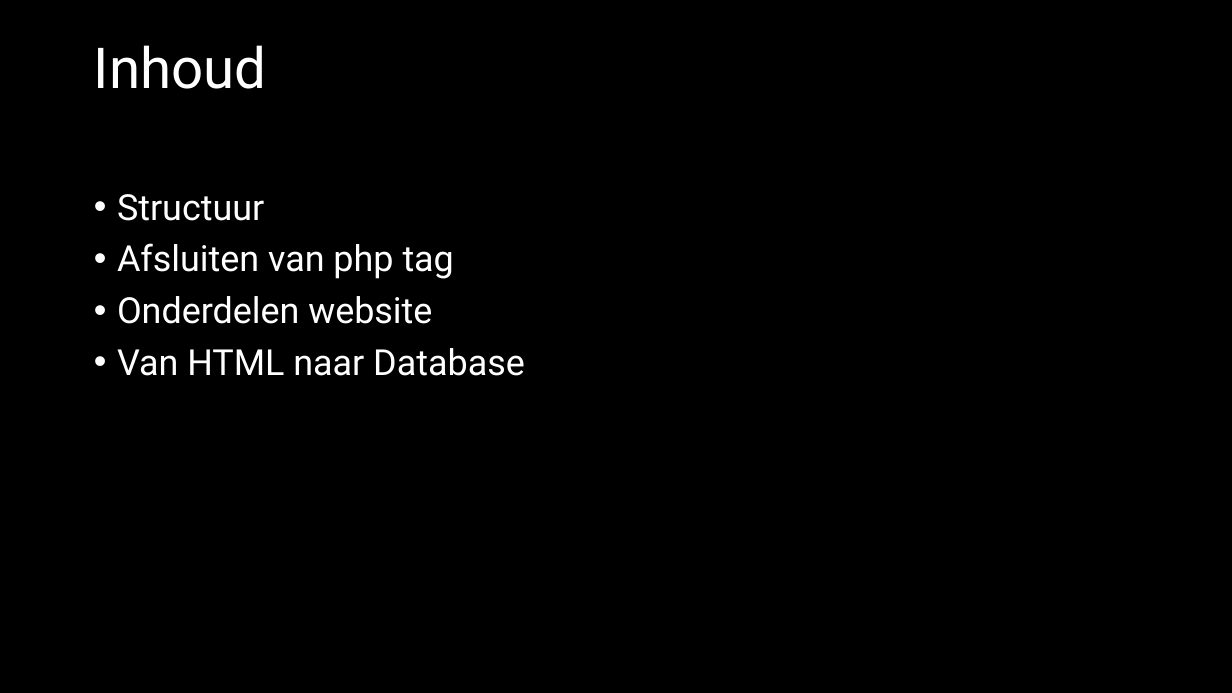
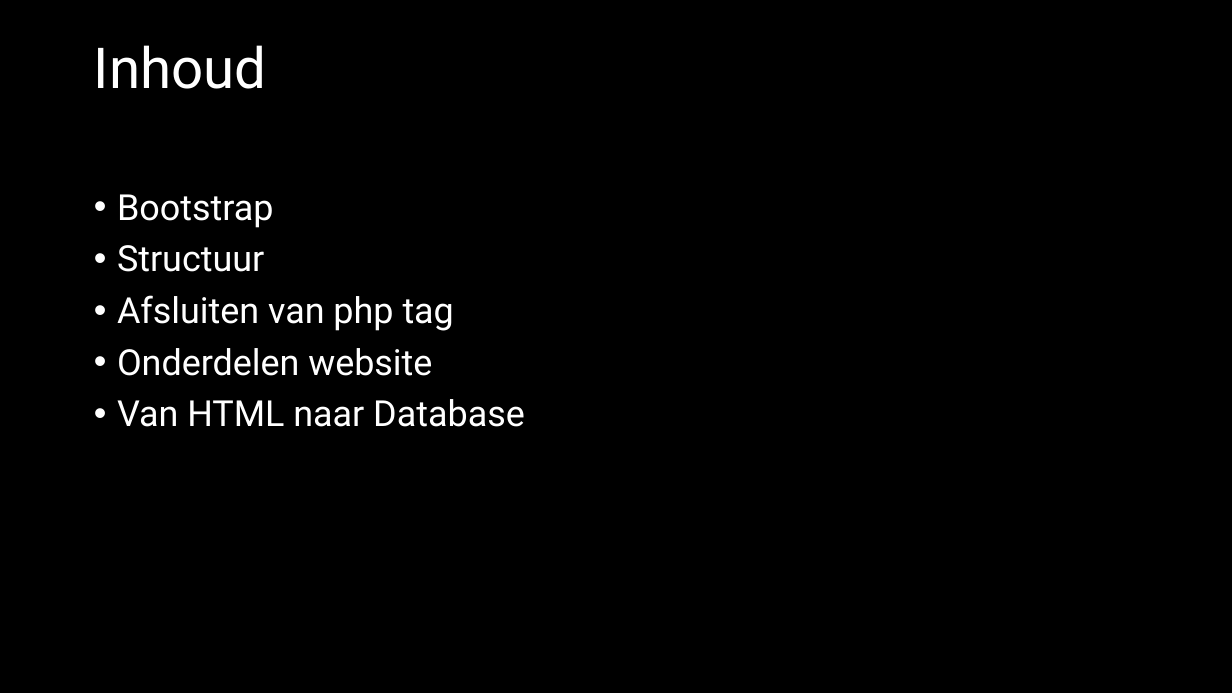
Before and after one commit to jheidebrink-ma/m5prog_opdrachtensite, a slide deck: slide 2 of Presentaties_versie_d/02 - Structuur.pptx. Drawn at 1232x693 pixels with LibreOffice and Linux fonts; fonts in the diff are those of the drawing. Boxes give left, top, right and bottom in pixels: in the first picture for what was removed or moved away, otherwise in the second. Text is boxed around its words. In the diff, an @@ line names an element or a change of style, - is before the commit and + after.

```diff
--- a/Presentaties_versie_d/02 - Structuur.pptx
+++ b/Presentaties_versie_d/02 - Structuur.pptx
@@ text at (117, 194, 273, 228): paragraph added @@
+• Bootstrap
```
Also in this commit, not shown: 4 other slides changed, 4 slides added, 24 other files.
